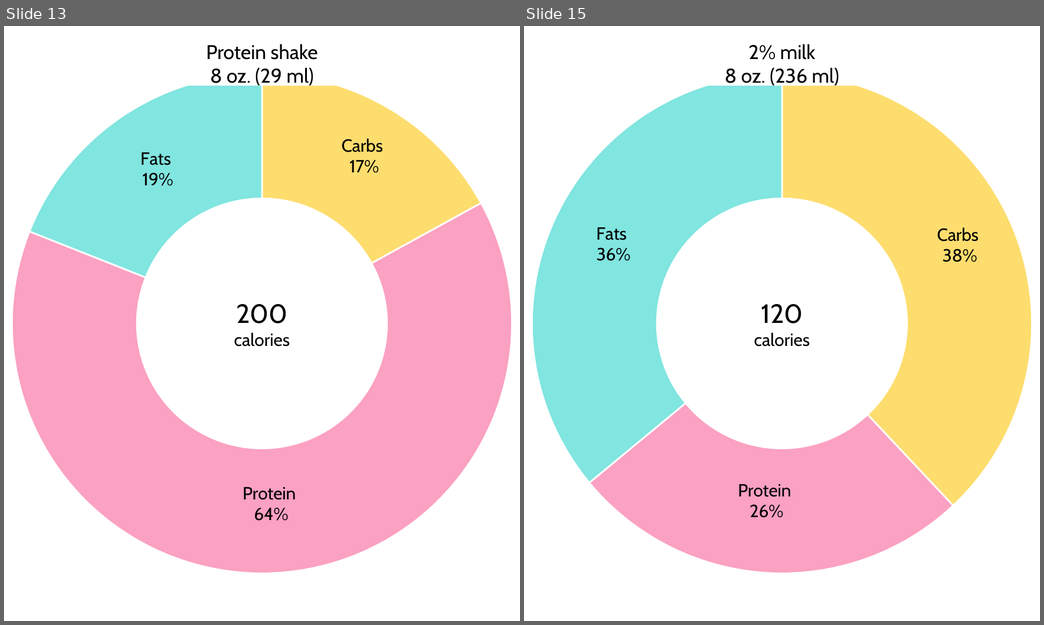
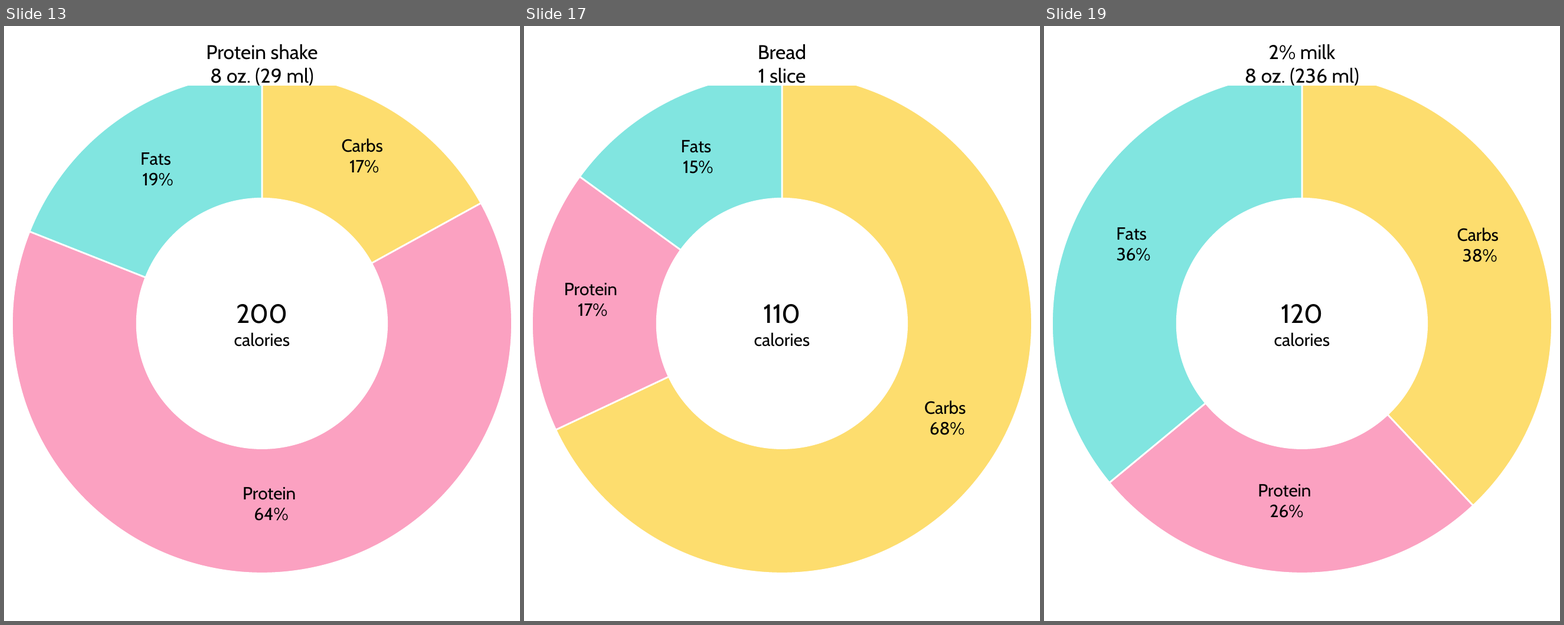
Before and after one commit to nicetats/macromania, a slide deck: Images/NutritionLabels/FoodTrackerPercentages.pptx. Shown side by side, each under a label of ours: slides 13 and 15 before the commit, slides 13, 17 and 19 after it; the slides between them are not shown. The pictures are 1044x625 and 1564x625 pixels, drawn with LibreOffice and Linux fonts; fonts in the diff are those of the drawing. Boxes give left, top, right and bottom in pixels: in the first picture for what was removed or moved away, otherwise in the second. Text is boxed around its words. In the diff, an @@ line names an element or a change of style, - is before the commit and + after.

```diff
--- a/Images/NutritionLabels/FoodTrackerPercentages.pptx
+++ b/Images/NutritionLabels/FoodTrackerPercentages.pptx
@@ slide 17 added at <box>524,26,1040,621</box>, background #FFFFFF @@
@@ doughnut chart added at <box>524,26,1040,621</box> @@
+categories: Carbs, Protein, Fats
+Series 1: 0.68, 0.17, 0.15
@@ rectangle added at <box>643,41,920,85</box>, fill #FFFFFF, outline #FFFFFF 1 pt, 18 pt, text #000000 @@
+Bread
+1 slice
@@ text added at <box>754,304,810,346</box>, 16 pt, text #000000 @@
+110
+calories
@@ what was slide 15 is now slide 19 @@
```
Also in this commit, not shown: 1 slide changed, 5 other slides added, 17 other files.
